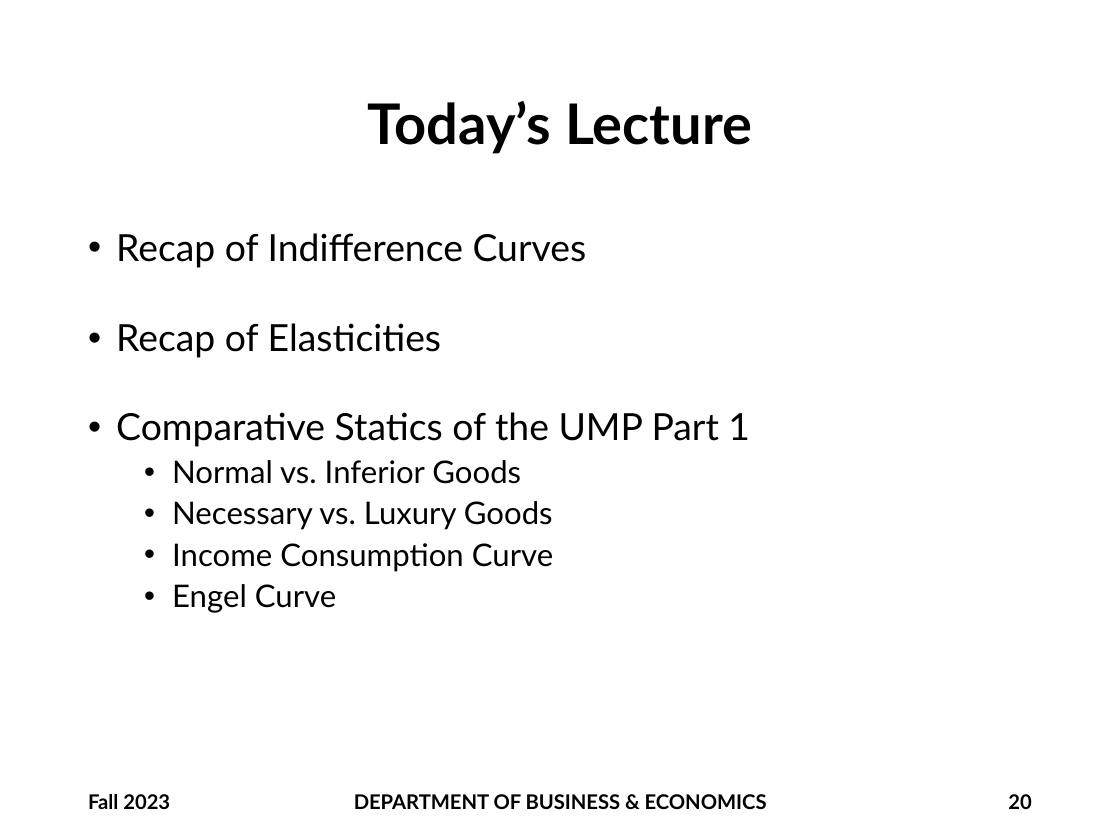
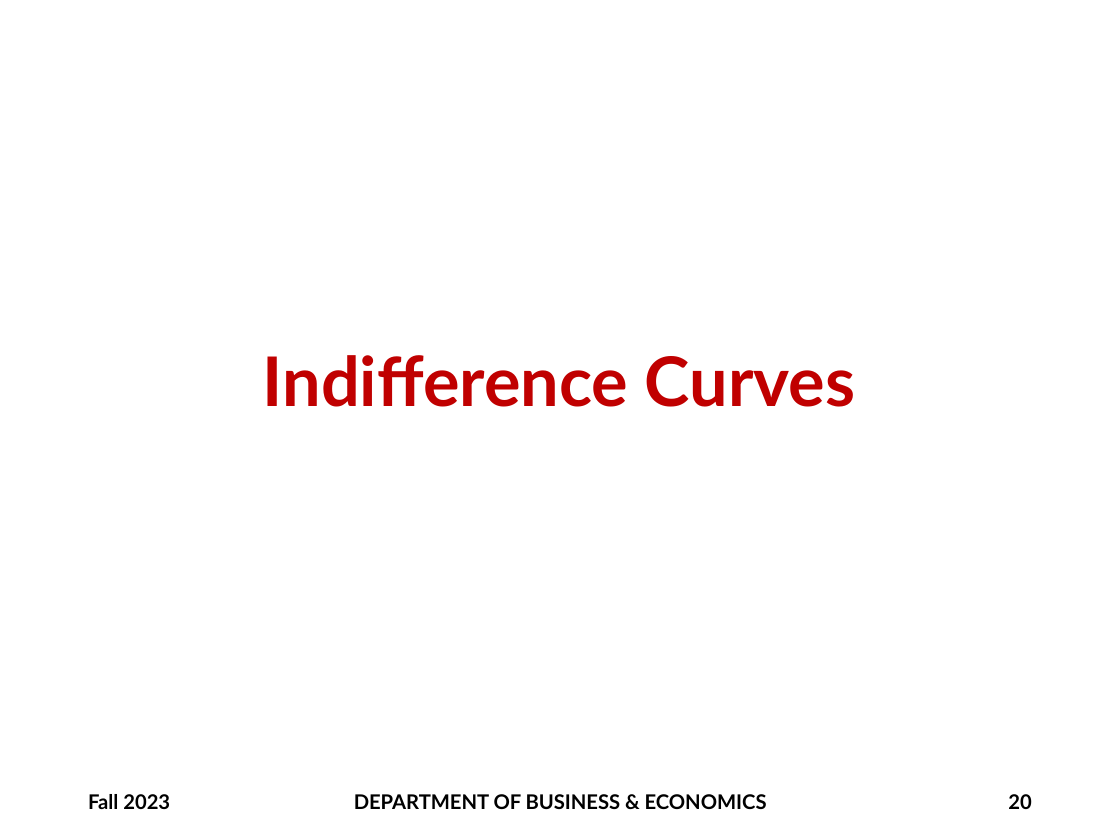
Before and after one commit to brianhwpark/brianhwpark.github.io, a slide deck: slide 20 of files/teaching-resources/monmouthcollege-econ-300/ECON300-LEC11.pptx. Drawn at 1120x840 pixels with LibreOffice and Linux fonts; fonts in the diff are those of the drawing; background and template pictures are left out. Boxes give left, top, right and bottom in pixels: in the first picture for what was removed or moved away, otherwise in the second. Text is boxed around its words. In the diff, an @@ line names an element or a change of style, - is before the commit and + after.

```diff
--- a/files/teaching-resources/monmouthcollege-econ-300/ECON300-LEC11.pptx
+++ b/files/teaching-resources/monmouthcollege-econ-300/ECON300-LEC11.pptx
@@ title removed at box(368, 101, 752, 154) @@
-Today’s Lecture
@@ text removed at box(116, 233, 750, 613) @@
-• Recap of Indifference Curves
-• Recap of Elasticities
-• Comparative Statics of the UMP Part 1
-  • Normal vs. Inferior Goods
-  • Necessary vs. Luxury Goods
-  • Income Consumption Curve
-  • Engel Curve
@@ title added at box(263, 355, 856, 407), 44 pt, text #C00000, bold @@
+Indifference Curves
```
Also in this commit, not shown: 20 other slides changed, 20 slides added, 3 other files.
